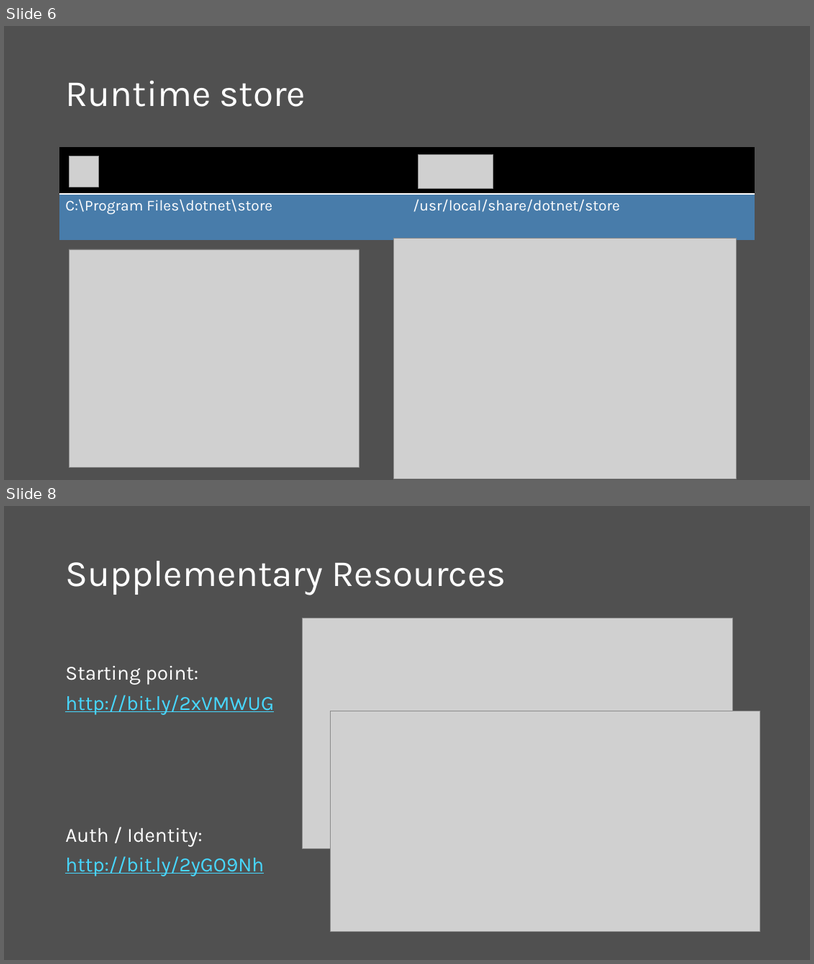
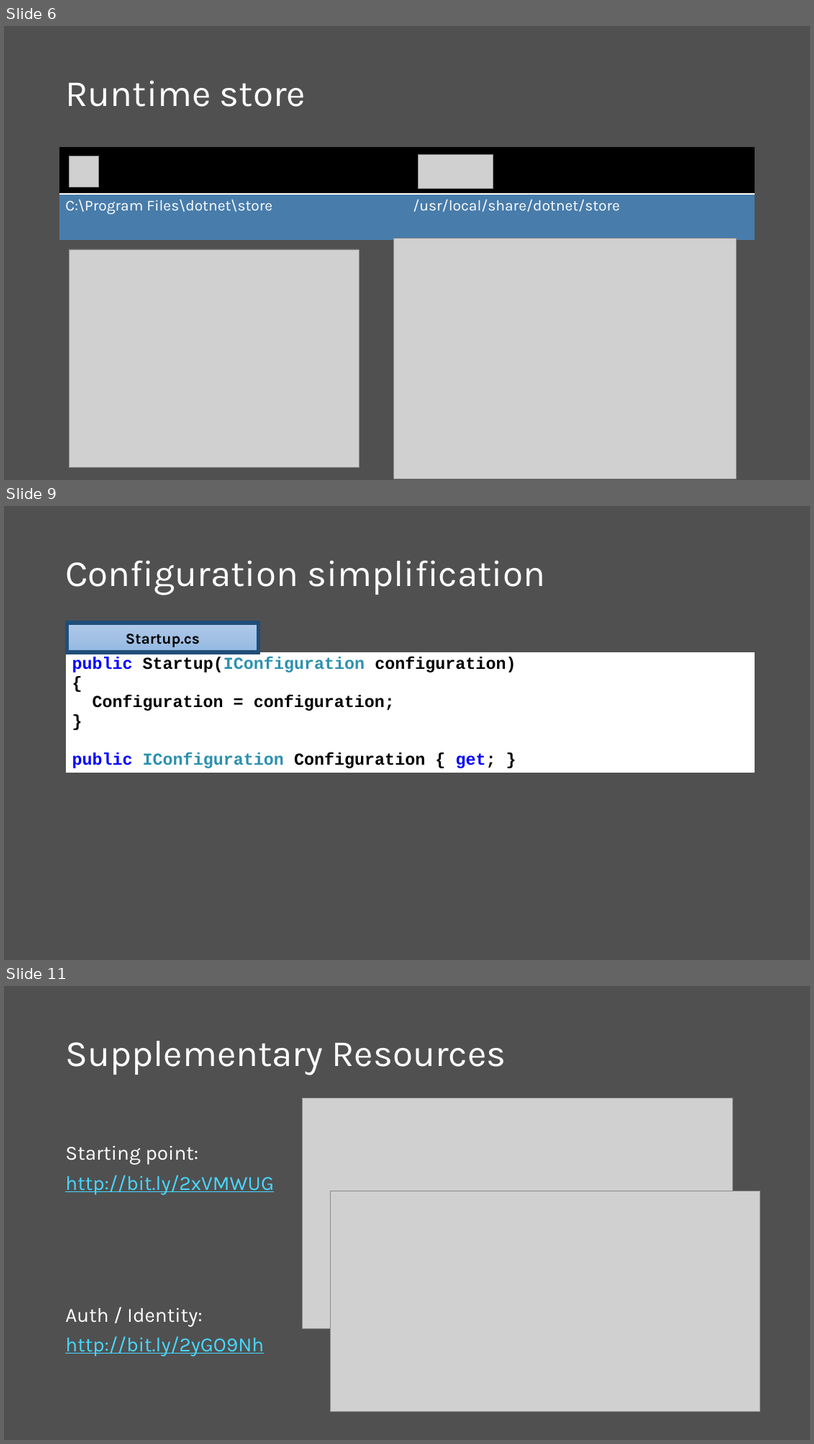
Before and after one commit to scottaddie/slide-decks, a slide deck: Whats New in ASP.NET Core 2.0.pptx. Shown one above the other, each under a label of ours: slides 6 and 8 before the commit, slides 6, 9 and 11 after it; the slides between them are not shown. The pictures are 814x964 and 814x1444 pixels, drawn with LibreOffice and Linux fonts; fonts in the diff are those of the drawing; grey boxes stand for pictures. Boxes give left, top, right and bottom in pixels: in the first picture for what was removed or moved away, otherwise in the second. Text is boxed around its words. In the diff, an @@ line names an element or a change of style, - is before the commit and + after.

```diff
--- a/Whats New in ASP.NET Core 2.0.pptx
+++ b/Whats New in ASP.NET Core 2.0.pptx
@@ slide 9 added at [4,506,810,960], background #505050 @@
@@ title added at [65,560,545,595], 44 pt, text #FFFFFF @@
+Configuration simplification
@@ rectangle added at [67,623,259,652], fill gradient #B1CBE9 to #A3C1E5 to #93B9E4, outline #1F4E79 4.5 pt, 18 pt, text #000000, bold @@
+Startup.cs
@@ table added at [67,652,756,780], 1 rows, 1 columns @@
+public Startup(IConfiguration configuration) / { / Configuration = configuration; / } / public IConfiguration Configuration { get; }
@@ what was slide 8 is now slide 11 @@
```
Also in this commit, not shown: 2 slides changed, 2 other slides added.
